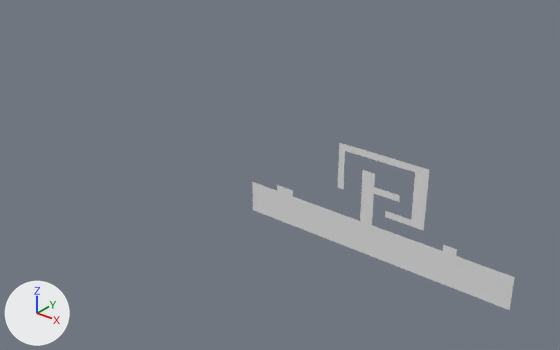
Two versions of the OBJ model Assets/Tiled2Unity/Meshes/Tutorial.obj, one commit apart.
Rendered twice from a 50 mm camera at (2177.0, -6570.0, 2860.0) aimed at (-3347.0, 336.0, -1421.0). Arrows for +X, +Y and +Z are at lower left; the lights stay in place. Where no turn or scale is listed for an object, it has been applied to the vertices.

In view in the first picture: 'Tutorial'.
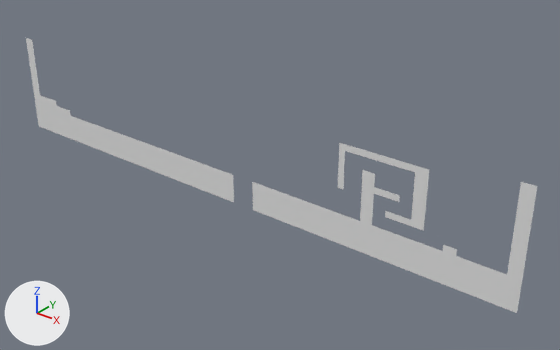
Pixel boxes [x1, y1, x2, y2] of what changed, in the pictures (560 x 350 px):
'Tutorial', reshaped (94% wider, 64% taller)
    before: [252, 143, 515, 310]
    after: [26, 38, 537, 313]
part 1 of me_tutorial, added
    after: [26, 38, 234, 202]
part 2 of me_tutorial, added
    after: [507, 182, 537, 313]
part 3 of me_tutorial, deleted
    before: [277, 185, 293, 196]

The change, as a diff of the scene's bpy script:
```diff
--- a/Assets/Tiled2Unity/Meshes/Tutorial.obj.py
+++ b/Assets/Tiled2Unity/Meshes/Tutorial.obj.py
@@ me_tutorial @@
 # used by ob_tutorial; location = (0.0, 0.0, 0.0)
 # verts and faces of me_tutorial; kept vertices keep their numbers, new ones are numbered from 377
 # before: 364 (-2880.0, 0.0, -1440.0) at pixel (292, 196), 365 (-2960.0, 0.0, -1440.0) at pixel (287, 194), 366 (-3040.0, 0.0, -1440.0) at pixel (282, 192), 367 (-3120.0, 0.0, -1440.0) at pixel (277, 190), 373 (-2960.0, 0.0, -1360.0) at pixel (287, 188)
 # before: 374 (-2880.0, 0.0, -1360.0) at pixel (292, 190), 375 (-3040.0, 0.0, -1360.0) at pixel (282, 186), 376 (-3120.0, 0.0, -1360.0) at pixel (277, 184)
-me_tutorial.from_pydata(...)  # 377 vertices, 280 faces; spans x -3520.0..-80.0, y 0.0, z -1840.0..-560.0
+me_tutorial.from_pydata(...)  # 789 vertices, 608 faces; spans x -8000.0..0.0, y 0.0, z -1840.0..-400.0
+# me_tutorial part 1: a new loose piece of 371 vertices spanning x -8000.0..-3840.0, y 0.0, z -1840.0..-400.0
+# me_tutorial part 2
+# 39 vertices are added at x -160.0..0.0, y 0.0, z -1360.0..-400.0
+# 6 new vertices lie (80.0, 0.0, 0.0) away from vertices in x -80.0, y 0.0, z -1840.0..-1440.0
+# 31 new faces join them
+# me_tutorial part 3
+delete_vertices([*range(373, 377)])  # with the faces that use them
```
